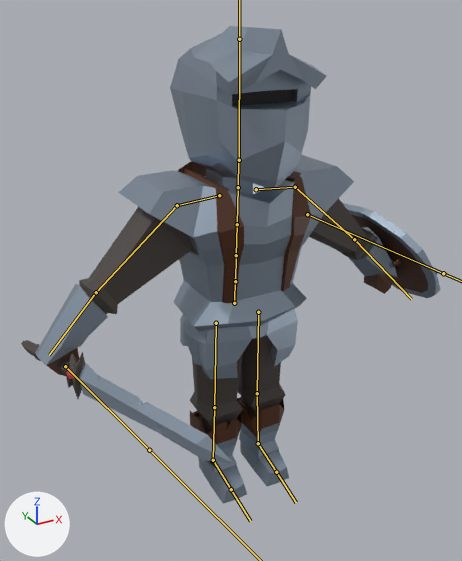
The FBX model Stronghold/Assets/fbx/Player/KNIGHT+IDLE.fbx as it was, and as the next commit left it.
The view is the same before and after, from a 50 mm lens placed at (-5.51, -9.77, 9.49), pointed at (-0.33, -0.35, 4.78). The lights are fixed; the arrows at lower left show +X, +Y and +Z. The bones that bend it are drawn over the model as lines.

Objects in the first picture: 'CHEST', 'CHEST.001', 'Cube.001', 'HEAD', 'Plane', 'body', 'pants'.
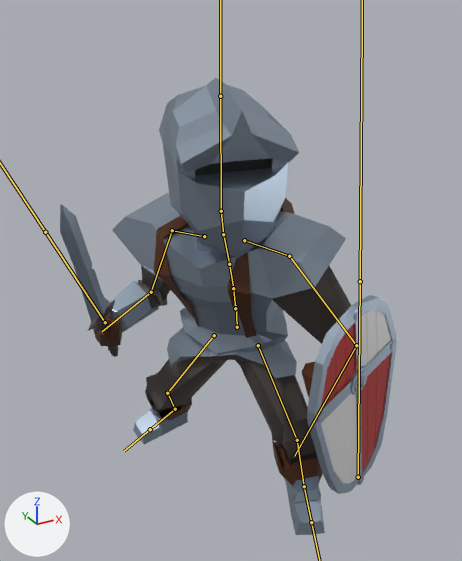
The newer file adds an action. The first version stands in its rest pose; the second is drawn at frame 1 of the action 'Armature|forwardDash'.

The edits, one by one:
Bone 'mixamorig:Hips' (bone_mixamorig_hips) moves from (0.0, 0.0, 0.0) to (0.11, -0.6, -0.09).
Bone 'mixamorig:Hips' (bone_mixamorig_hips) turns from (0, 0, 0) to (10, -54, -1) degrees about its own x, y and z.
Bone 'mixamorig:Spine' (bone_mixamorig_spine) turns from (0, 0, 0) to (7, 4, -3) degrees about its own x, y and z.
Bone 'mixamorig:Spine1' (bone_mixamorig_spine1) turns from (0, 0, 0) to (1, 1, 2) degrees about its own x, y and z.
Bone 'mixamorig:Spine2' (bone_mixamorig_spine2) turns from (0, 0, 0) to (0, 1, 1) degrees about its own x, y and z.
Bone 'mixamorig:Neck' (bone_mixamorig_neck) turns from (0, 0, 0) to (-2, 10, -2) degrees about its own x, y and z.
Bone 'mixamorig:Head' (bone_mixamorig_head) turns from (0, 0, 0) to (-6, 23, -7) degrees about its own x, y and z.
Bone 'mixamorig:LeftShoulder' (bone_mixamorig_leftshoulder) turns from (0, 0, 0) to (3, -1, 10) degrees about its own x, y and z.
Bone 'mixamorig:LeftArm' (bone_mixamorig_leftarm) turns from (0, 0, 0) to (8, 0, 2) degrees about its own x, y and z.
Bone 'mixamorig:LeftForeArm' (bone_mixamorig_leftforearm) turns from (0, 0, 0) to (-1, -33, 93) degrees about its own x, y and z.
Bone 'mixamorig:RightShoulder' (bone_mixamorig_rightshoulder) turns from (0, 0, 0) to (6, 8, 19) degrees about its own x, y and z.
Bone 'mixamorig:RightArm' (bone_mixamorig_rightarm) turns from (0, 0, 0) to (19, 4, 3) degrees about its own x, y and z.
Bone 'mixamorig:RightForeArm' (bone_mixamorig_rightforearm) turns from (0, 0, 0) to (1, 5, -74) degrees about its own x, y and z.
Bone 'mixamorig:RightForeArm.001' (bone_mixamorig_rightforearm_001) turns from (0, 0, 0) to (-14, -17, 15) degrees about its own x, y and z.
Bone 'mixamorig:LeftUpLeg' (bone_mixamorig_leftupleg) turns from (0, 0, 0) to (54, -50, -1) degrees about its own x, y and z.
Bone 'mixamorig:LeftLeg' (bone_mixamorig_leftleg) turns from (0, 0, 0) to (-53, 13, -10) degrees about its own x, y and z.
Bone 'mixamorig:LeftFoot' (bone_mixamorig_leftfoot) turns from (0, 0, 0) to (10, -5, -5) degrees about its own x, y and z.
Bone 'mixamorig:RightUpLeg' (bone_mixamorig_rightupleg) turns from (0, 0, 0) to (15, 35, -25) degrees about its own x, y and z.
Bone 'mixamorig:RightLeg' (bone_mixamorig_rightleg) turns from (0, 0, 0) to (-44, -4, -4) degrees about its own x, y and z.
Bone 'mixamorig:RightFoot' (bone_mixamorig_rightfoot) turns from (0, 0, 0) to (32, 15, 21) degrees about its own x, y and z.

What differs and where, as boxes (x1, y1, x2, y2) in the pictures (462 x 561 px):
'body', posed
    before: (35, 199, 397, 504)
    after: (93, 265, 352, 535)
'CHEST', posed (7% shorter)
    before: (119, 155, 354, 331)
    after: (112, 193, 346, 356)
'HEAD', posed (10% narrower, 8% taller)
    before: (170, 26, 326, 194)
    after: (159, 78, 299, 259)
'Cube.001', posed
    before: (343, 203, 441, 298)
    after: (307, 295, 397, 494)
'Plane', posed (72% narrower, 24% taller)
    before: (21, 340, 232, 463)
    after: (60, 204, 118, 357)
'pants', posed (10% wider, 27% shorter)
    before: (180, 309, 298, 379)
    after: (167, 327, 297, 378)
bone 'mixamorig:Hips', root to tip
    before: (234, 303) to (235, 278)
    after: (237, 327) to (236, 305)
bone 'mixamorig:Spine', root to tip
    before: (235, 281) to (236, 255)
    after: (235, 308) to (233, 288)
bone 'mixamorig:Spine1', root to tip
    before: (236, 255) to (237, 224)
    after: (233, 288) to (229, 264)
bone 'mixamorig:Spine2', root to tip
    before: (237, 224) to (238, 187)
    after: (229, 264) to (223, 234)
bone 'mixamorig:Neck', root to tip
    before: (238, 187) to (238, 160)
    after: (223, 234) to (221, 210)
bone 'mixamorig:Head', root to tip
    before: (239, 160) to (239, 39)
    after: (221, 211) to (220, 96)
bone 'mixamorig:LeftShoulder', root to tip
    before: (256, 189) to (295, 187)
    after: (244, 240) to (289, 256)
bone 'mixamorig:LeftArm', root to tip
    before: (295, 187) to (354, 239)
    after: (289, 256) to (356, 345)
bone 'mixamorig:LeftForeArm', root to tip
    before: (354, 239) to (411, 299)
    after: (356, 345) to (294, 456)
bone 'mixamorig:RightShoulder', root to tip
    before: (219, 195) to (177, 205)
    after: (204, 236) to (172, 230)
bone 'mixamorig:RightArm', root to tip
    before: (177, 205) to (96, 292)
    after: (172, 230) to (151, 292)
bone 'mixamorig:RightForeArm', root to tip
    before: (96, 292) to (49, 355)
    after: (151, 292) to (102, 331)
bone 'mixamorig:RightForeArm.001', root to tip
    before: (65, 366) to (149, 450)
    after: (105, 322) to (45, 232)
bone 'mixamorig:LeftUpLeg', root to tip
    before: (258, 312) to (257, 393)
    after: (258, 345) to (297, 440)
bone 'mixamorig:LeftLeg', root to tip
    before: (257, 393) to (258, 443)
    after: (297, 440) to (304, 486)
bone 'mixamorig:LeftFoot', root to tip
    before: (258, 443) to (276, 472)
    after: (304, 486) to (311, 522)
bone 'mixamorig:RightUpLeg', root to tip
    before: (216, 323) to (214, 407)
    after: (214, 335) to (167, 393)
bone 'mixamorig:RightLeg', root to tip
    before: (214, 407) to (213, 460)
    after: (167, 393) to (175, 409)
bone 'mixamorig:RightFoot', root to tip
    before: (213, 460) to (231, 489)
    after: (175, 409) to (150, 429)
